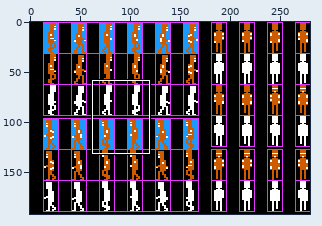
Two states of a sprite sheet, games/peasant/sprites_peasant/mud_sprites.png. Above, an overview of the earlier version with the close-up marked.
Close-up. Before the edit:
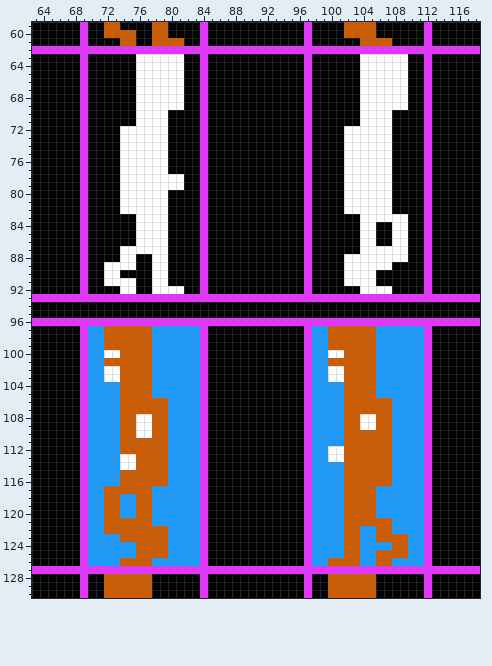
The file is 280x192 pixels. Colours within 5 levels of each other are drawn and written as one. Shown: x 63..118, y 59..130. The commit also changed other parts of the picture, which this record leaves out.
After:
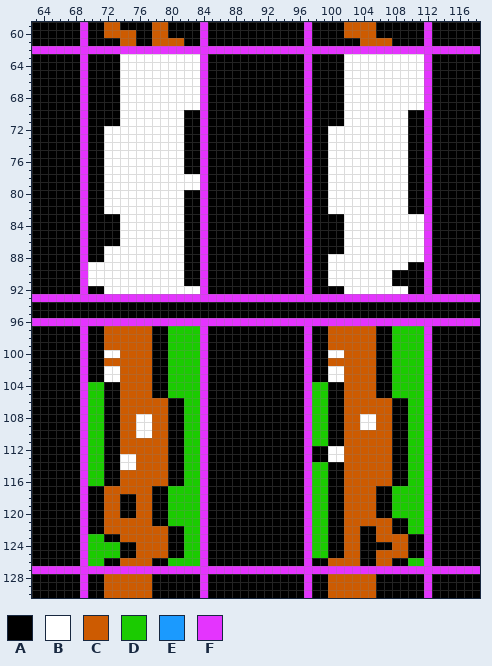
Palette (. is transparent): A #000000  B #ffffff  C #cd5b01  D #1bcb01  E #1b9afe  F #e434fe
The edit:
Colour E gives way to colour A in rows 97 to 103 at x 70 to 71, 78 to 79, 98 to 99 and 106 to 107; in rows 104 to 105 at x 72 to 73, 78 to 79, 100 to 101 and 106 to 107; in rows 106 to 111 at x 72 to 73, 80 to 81, 100 to 101 and 108 to 109; in rows 112 to 113 at x 72 to 73, 80 to 81, 98 to 99 and 108 to 109; in rows 114 to 116 at x 72 to 73, 80 to 81, 100 to 101 and 108 to 109; in row 117 at x 70 to 71, 78 to 79, 100 to 101 and 106 to 107.
Colour E gives way to colour A in rows 118 to 120 at x 70 to 71, 74 to 75, 78 to 79, 100 to 101 and 106 to 107; in row 121 at x 70 to 71, 78 to 79, 100 to 101 and 108 to 109; in row 122 at x 70 to 71, 80 to 81, 100 to 101, 104 to 105 and 108 to 109; in row 123 at x 72 to 73, 80 to 81, 100 to 101, 104 to 105 and 110 to 111; in row 124 at x 74 to 75, 80 to 81, 100 to 101, 104 to 107 and 110 to 111; in row 125 at x 74 to 75, 80 to 81, 100 to 101, 104 to 105 and 110 to 111.
Colour E gives way to colour A in row 126 at x 72 to 73, 78 to 79, 98 to 99, 104 to 105 and 108 to 109.
Colour A gives way to colour B in rows 63 to 69 at x 74 to 75, 82 to 83, 102 to 103 and 110 to 111; in rows 70 to 71 at x 74 to 75, 80 to 81, 102 to 103 and 108 to 109; in rows 72 to 77 at x 72 to 73, 80 to 81, 100 to 101 and 108 to 109; in rows 78 to 79 at x 72 to 73, 82 to 83, 100 to 101 and 108 to 109; in rows 80 to 82 at x 72 to 73, 80 to 81, 100 to 101 and 108 to 109; in row 83 at x 74 to 75, 80 to 81, 102 to 103 and 110 to 111.
Colour A gives way to colour B in rows 84 to 86 at x 74 to 75, 80 to 81, 102 to 103, 106 to 107 and 110 to 111; in row 87 at x 72 to 73, 80 to 81, 102 to 103 and 110 to 111; in row 88 at x 72 to 73, 76 to 77, 80 to 81, 100 to 101 and 110 to 111; in row 89 at x 70 to 71, 76 to 77, 80 to 81, 100 to 101 and 108 to 109; in row 90 at x 70 to 71, 74 to 77, 80 to 81, 100 to 101 and 106 to 107; in row 91 at x 70 to 71, 76 to 77, 80 to 81, 100 to 101 and 106 to 107.
Colour A gives way to colour B in row 92 at x 72 to 73, 76 to 77, 82 to 83, 102 to 103 and 108 to 109.
Colour E gives way to colour D in rows 97 to 103 at x 80 to 83 and 108 to 111; in rows 104 to 105 at x 70 to 71, 80 to 83, 98 to 99 and 108 to 111; in rows 106 to 111 at x 70 to 71, 82 to 83, 98 to 99 and 110 to 111; in rows 112 to 113 at x 70 to 71, 82 to 83 and 110 to 111; in rows 114 to 116 at x 70 to 71, 82 to 83, 98 to 99 and 110 to 111; in rows 117 to 120 at x 80 to 83, 98 to 99 and 108 to 111.
Colour E gives way to colour D in row 121 at x 80 to 83, 98 to 99 and 110 to 111; in row 122 at x 82 to 83, 98 to 99 and 110 to 111; in row 123 at x 70 to 71, 82 to 83 and 98 to 99; in rows 124 to 125 at x 70 to 73, 82 to 83 and 98 to 99; in row 126 at x 70 to 71, 80 to 83 and 110 to 111.
Boxes around the changes in both close-ups, in picture pixels (x1, y1, x2, y2):
changed: (88, 54, 200, 566)
changed: (312, 54, 424, 566)
